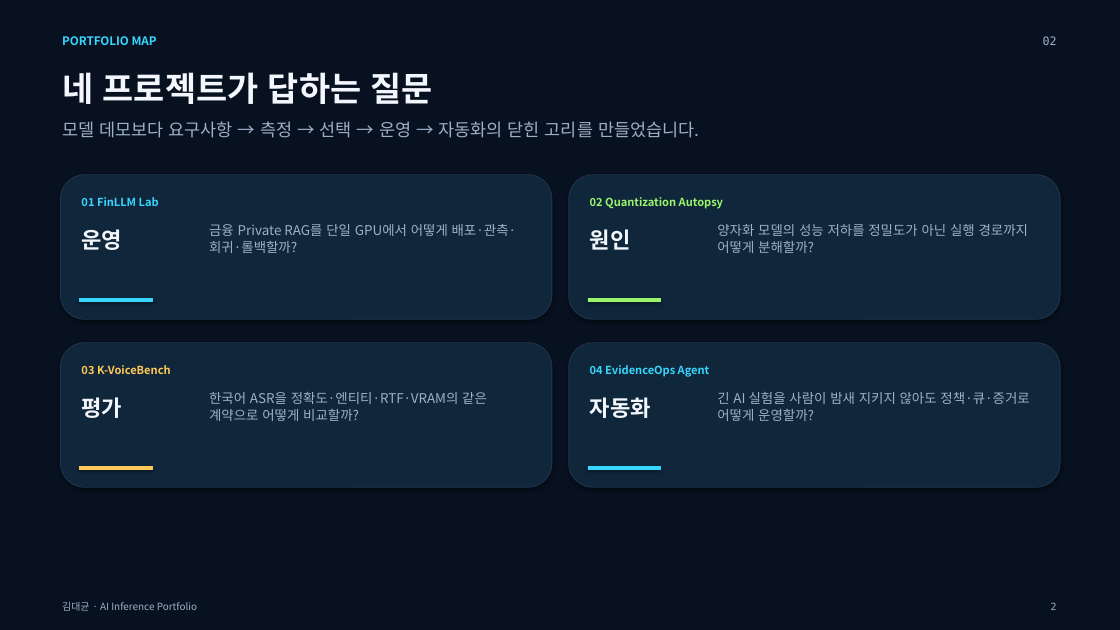
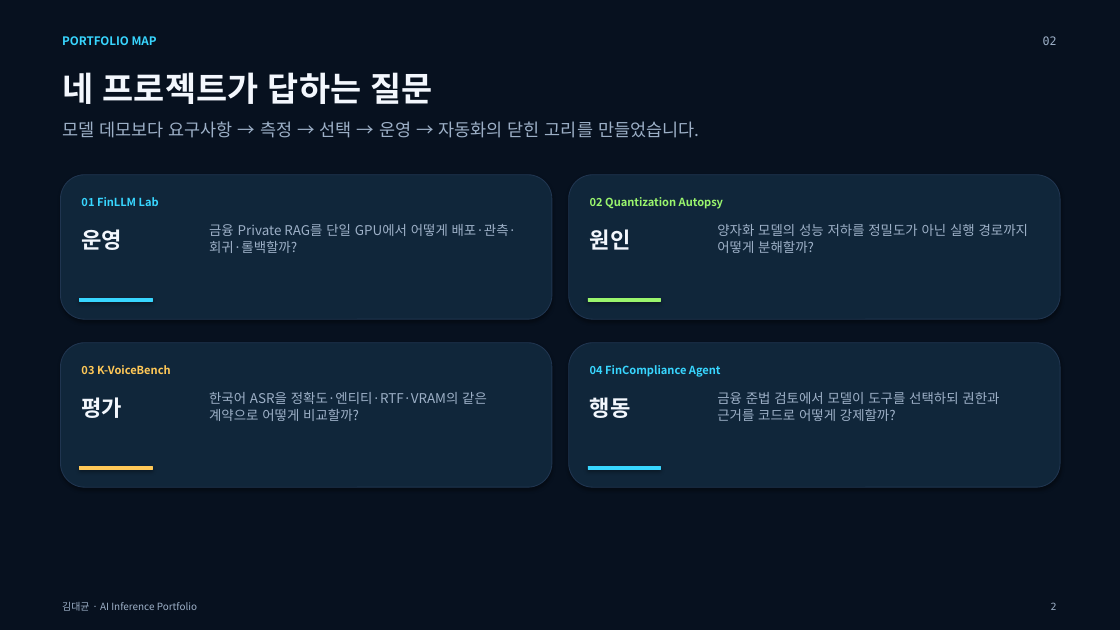
Before and after one commit to kkkimdaegyun/finllm-lab, a slide deck: slide 2 of artifacts/AI-Inference-Developer-Portfolio.pptx. Drawn at 1120x630 pixels with LibreOffice and Linux fonts; fonts in the diff are those of the drawing. Boxes give left, top, right and bottom in pixels: in the first picture for what was removed or moved away, otherwise in the second. Text is boxed around its words. In the diff, an @@ line names an element or a change of style, - is before the commit and + after.

Commit message:
docs: feature FinCompliance as the agent project

```diff
--- a/artifacts/AI-Inference-Developer-Portfolio.pptx
+++ b/artifacts/AI-Inference-Developer-Portfolio.pptx
@@ text at [590,365,721,377]: text changed @@
-04 EvidenceOps Agent
+04 FinCompliance Agent
@@ text at [590,397,631,418]: text changed @@
-자동화
+행동
@@ text at [717,392,999,421]: text changed @@
-긴 AI 실험을 사람이 밤새 지키지 않아도 정책·큐·증거로 어떻게 운영할까?
+금융 준법 검토에서 모델이 도구를 선택하되 권한과 근거를 코드로 어떻게 강제할까?
```
Also in this commit, not shown: 7 other slides changed, 4 other files.
